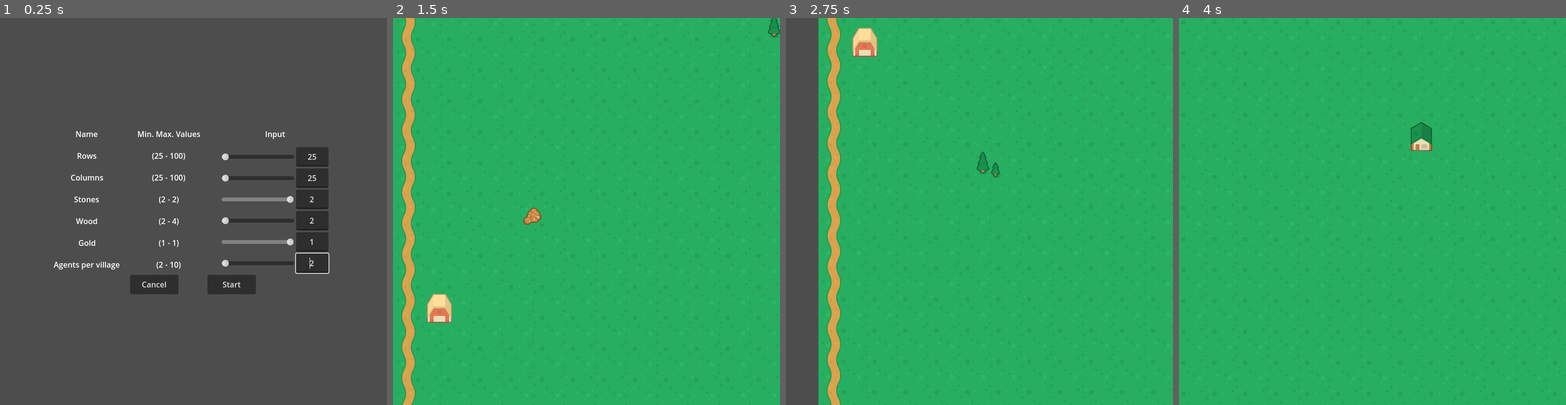
Above: before the commit, frames 1-4 (left to right).
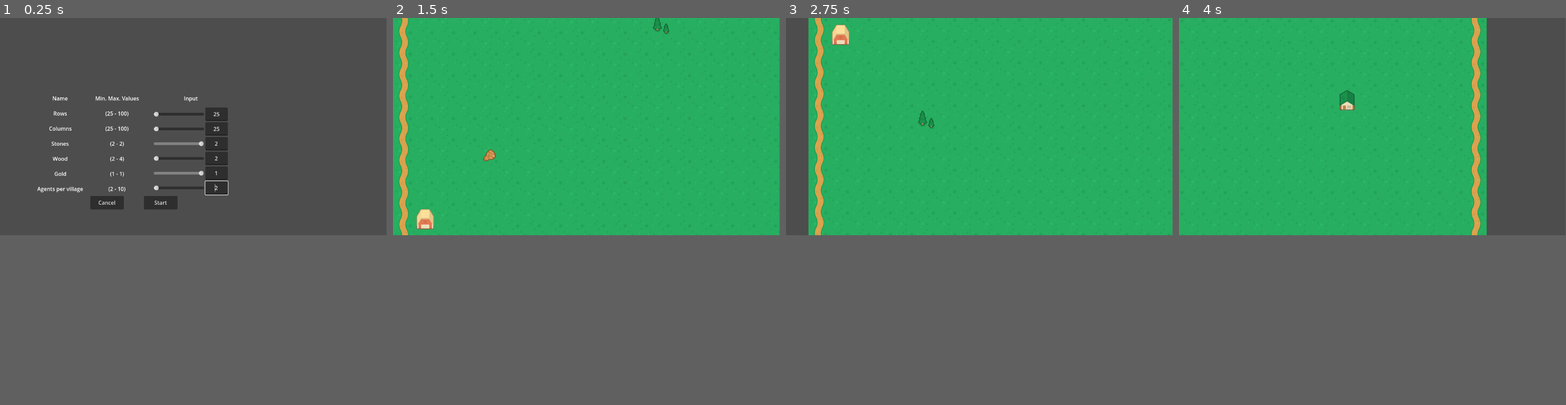
Above: after the commit, the same moments.

Repository: ApostolisSiampanis/intelligent-agents
Game: Godot game, scene res://scenes/input_screen.tscn
Two runs of this game, one before a commit and one after it. Both use one fixed random seed, a clock stepped at 60 frames per second and the inputs below.
Inputs (mouse positions are in pixels of both pictures, inside the frame that each line leads up to):
- Up to frame 1 (0.25 s): no input
- Up to frame 2 (1.5 s): click "Start" at 0.5 s; tap Enter at 1.25 s; move the mouse to (671, 192) at 1.27 s; hold S (camera_move_down) from 1.28 s (still down)
- Up to frame 3 (2.75 s): move the mouse to (902, 230) at 2.02 s; release S (camera_move_down) at 2.03 s; tap A (camera_move_left) at 2.1 s
- Up to frame 4 (4 s): tap Space at 2.75 s; move the mouse to (1411, 126) at 2.77 s; hold D (camera_move_right) 2.78-3.53 s; move the mouse to (1353, 288) at 3.52 s; tap W (camera_move_up) at 3.6 s
In our replay, the window is 800x800 before the commit and 799x449 after it. These sizes can differ from the game's own. Grey fills any space a smaller window leaves; there, only what the larger window draws over its background counts as a difference.

The runs differ from the first frame. In frame 1, 8.4% of the frame differs, in the area x 9-86%, y 20-72%; in frame 2, 3.5%; in frame 3, 8.9%; in frame 4, 13%, in the area x 41-100%, y 0-57%.

Commit message:
Change window size to full screen

Diff:
--- a/project.godot
+++ b/project.godot
@@ -17,13 +17,17 @@
 
 [display]
 
-window/size/viewport_width=800
-window/size/viewport_height=800
+window/size/mode=3
+window/size/resizable=false
 window/vsync/vsync_mode=2
 
 [dotnet]
 
 project/assembly_name="Intelligent-agents"
+
+[filesystem]
+
+import/blender/enabled=false
 
 [input]
 
@@ -64,6 +68,7 @@
 camera_pan={
 "deadzone": 0.5,
 "events": [Object(InputEventMouseButton,"resource_local_to_scene":false,"resource_name":"","device":-1,"window_id":0,"a …(253 unchanged characters)…
+, Object(InputEventMouseButton,"resource_local_to_scene":false,"resource_name":"","device":-1,"window_id":0,"alt_pressed":false,"shift_pressed":false,"ctrl_pressed":false,"meta_pressed":false,"button_mask":0,"position":Vector2(0, 0),"global_position":Vector2(0, 0),"factor":1.0,"button_index":1,"canceled":false,"pressed":false,"double_click":false,"script":null)
 ]
 }
 click={
